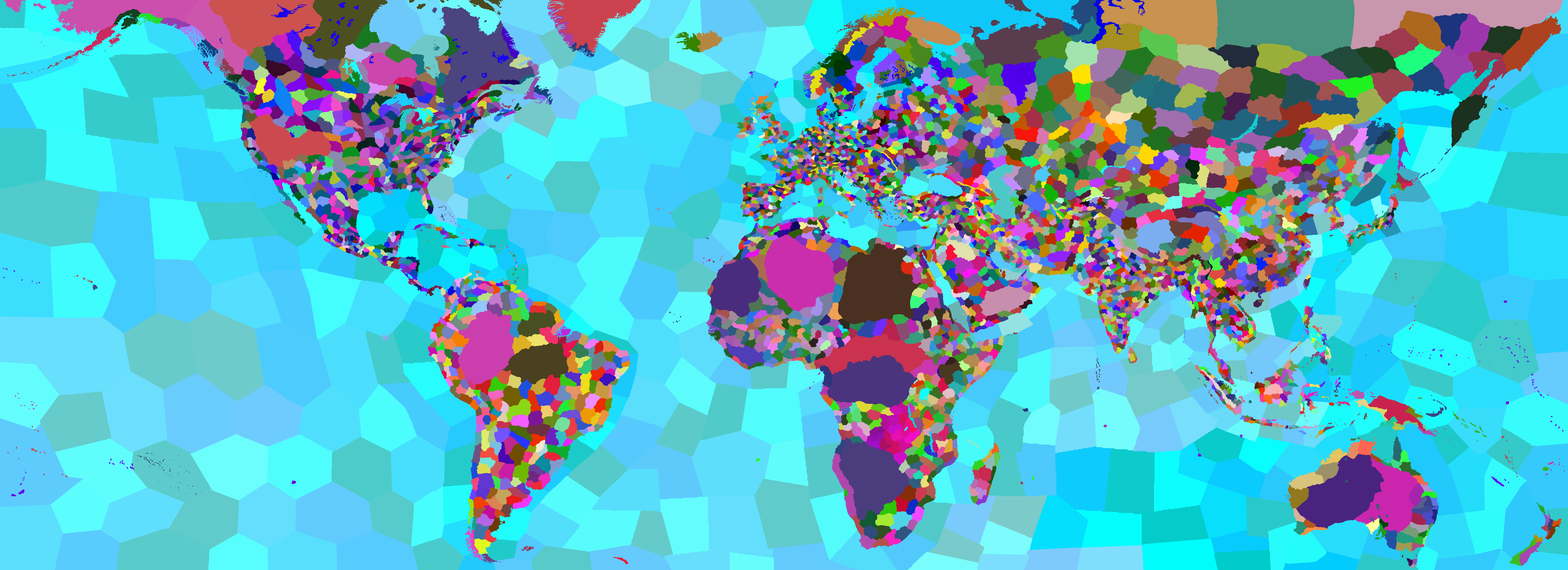
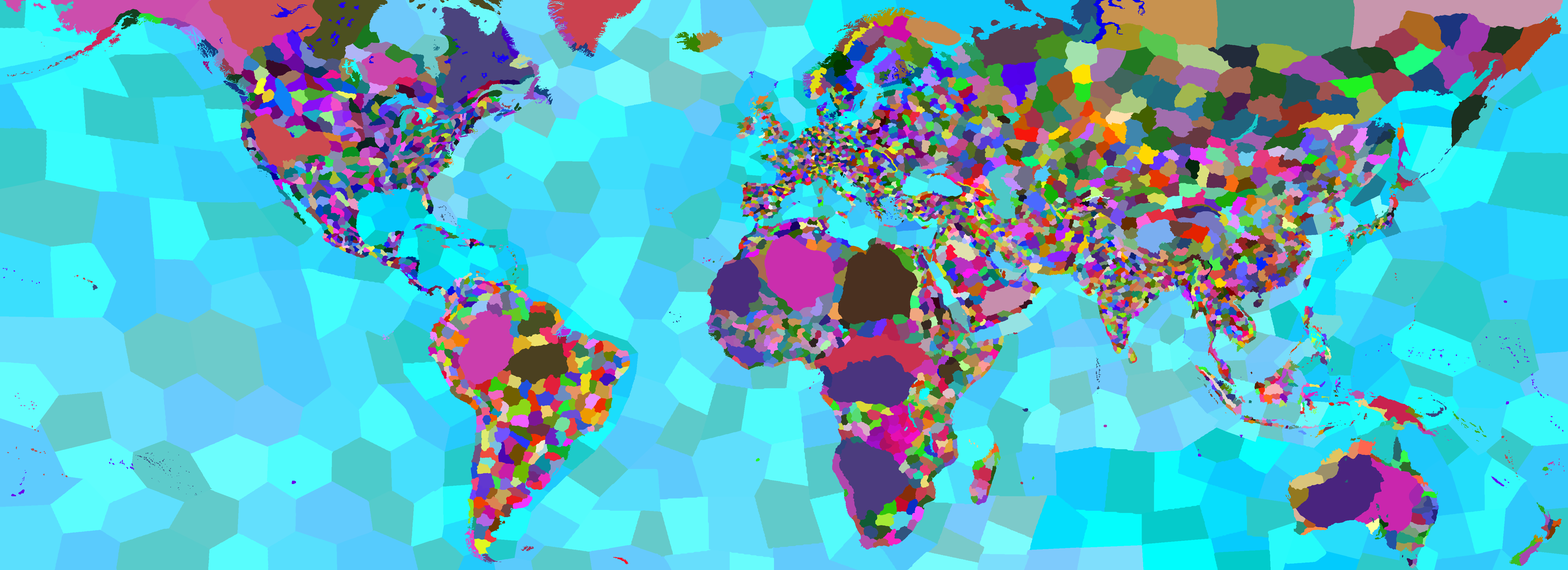
Revision of a layered 1568x570 image; what changed, layer by layer:
added layer "Venezia" above "Sicily" over (832, 170, 837, 175)
showed "Sicily" over (839, 212, 846, 216)
showed "Egypt" over (866, 243, 941, 323)